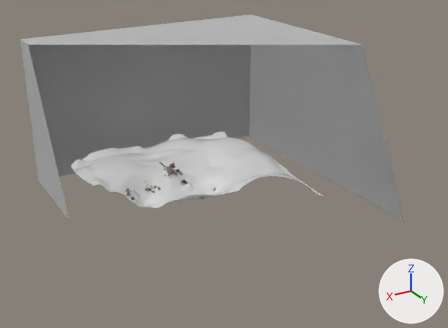
Renders of the FBX model Assets/Resources/Models/OpeningScene.fbx from each side of a commit.
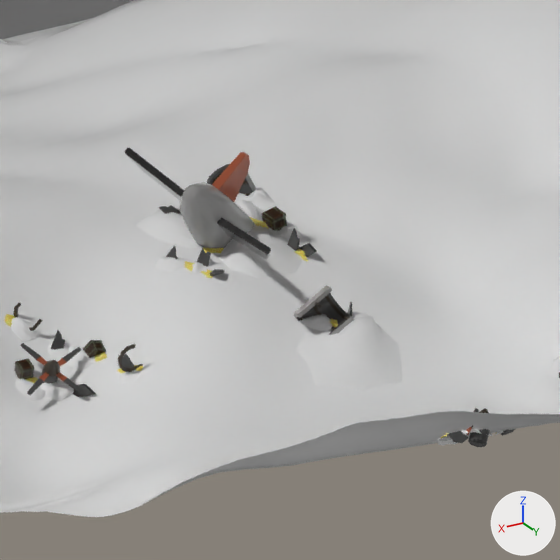
There are two pictures of each version: one whole from a 50 mm lens placed at (43.5, 76.7, 41.3), pointed at (-0.8, 2.9, 4.4), one close up on the part from 32% to 48% of the width and 44% to 65% of the height. The axes (+X, +Y, +Z) are drawn at lower right. The lights are the same throughout. Everything nearer to the camera than a plane just in front of the edit is cut away. Where no turn or scale is listed for an object, it has been applied to the vertices. Vertices at the same position are counted once.

Names of what the first close-up shows: 'CheapCube', 'CrashGroup02', 'CrashGroup03', 'CrashGroup04', 'CrashGroup05', 'JetPropellerHead', 'TerrainSand'.
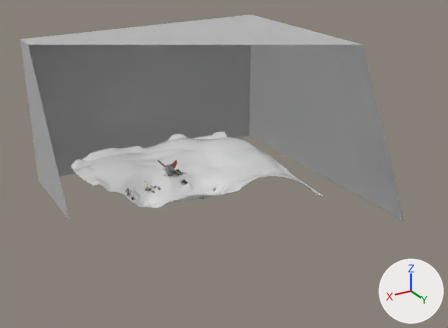
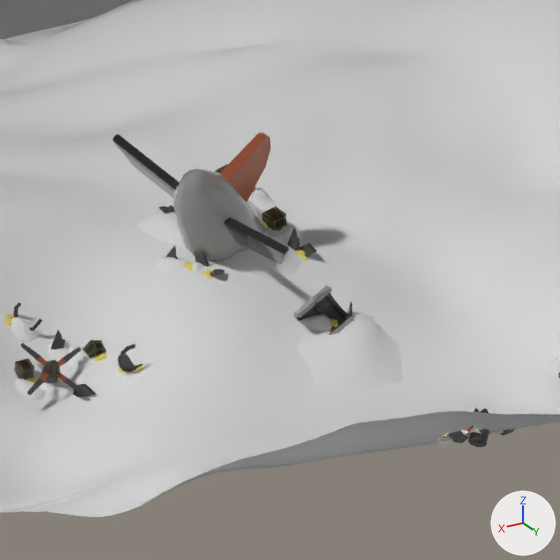
Where the change shows, as pixel boxes (x1, y1, x2, y2) in the close-ups (560 x 560 px; the box of a moved part takes in the faces that stretch with it):
'CrashGroup03', reshaped
    before: (125, 148, 317, 279)
    after: (113, 133, 317, 279)
part 1 of me_mesh_005, moved or reshaped
    before: (125, 148, 271, 259)
    after: (113, 134, 289, 264)
part 2 of me_mesh_005, moved or reshaped
    before: (212, 152, 250, 201)
    after: (220, 133, 271, 202)
part 3 of me_mesh_005, moved or reshaped
    before: (179, 182, 255, 248)
    after: (173, 169, 266, 261)
part 4 of me_mesh_005, moved or reshaped
    before: (197, 248, 211, 267)
    after: (194, 251, 209, 267)

Patch to the scene script:
```diff
--- a/Assets/Resources/Models/OpeningScene.fbx.py
+++ b/Assets/Resources/Models/OpeningScene.fbx.py
@@ me_mesh_005 @@
 me_mesh_005.from_pydata(...)  # 970 vertices, 728 faces; spans x -1.63..1.63, y -1.93..1.93, z -1.16..1.16
 # used by ob_crashgroup03; location = (4.55, -3.87, 2.03)
+# me_mesh_005 part 1: the loose piece of 30 vertices spanning x -0.12..1.51, y -1.63..1.93, z -0.41..1.16 is multiplied about its middle by the matrix ((1.184, -0.042, -0.107), (0.035, 1.186, -0.085), (0.109, 0.082, 1.182)), then moved by (0.07, 0.28, 0.22)
+# me_mesh_005 part 2: the loose piece of 12 vertices spanning x -0.55..0.44, y -0.53..0.02, z -0.03..1.16 is multiplied about its middle by the matrix ((1.374, -0.049, -0.124), (0.04, 1.376, -0.099), (0.127, 0.095, 1.371)), then moved by (-0.22, 0.08, 0.16)
+# me_mesh_005 part 3: the loose piece of 49 vertices spanning x -0.69..1.1, y -1.19..0.45, z -1.16..0.88 is multiplied about its middle by the matrix ((1.374, -0.049, -0.124), (0.04, 1.376, -0.099), (0.127, 0.095, 1.371)), then moved by (-0.03, 0.12, -0.08)
+# me_mesh_005 part 4: the loose piece of 28 vertices spanning x 0.67..0.9, y 0.18..0.41, z -0.91..-0.46 is turned 32.8 degrees about the y axis through its middle, then moved by (0.05, 0.0, 0.01)
 me_mesh_005.materials.append(mat_prop_diff)
```
